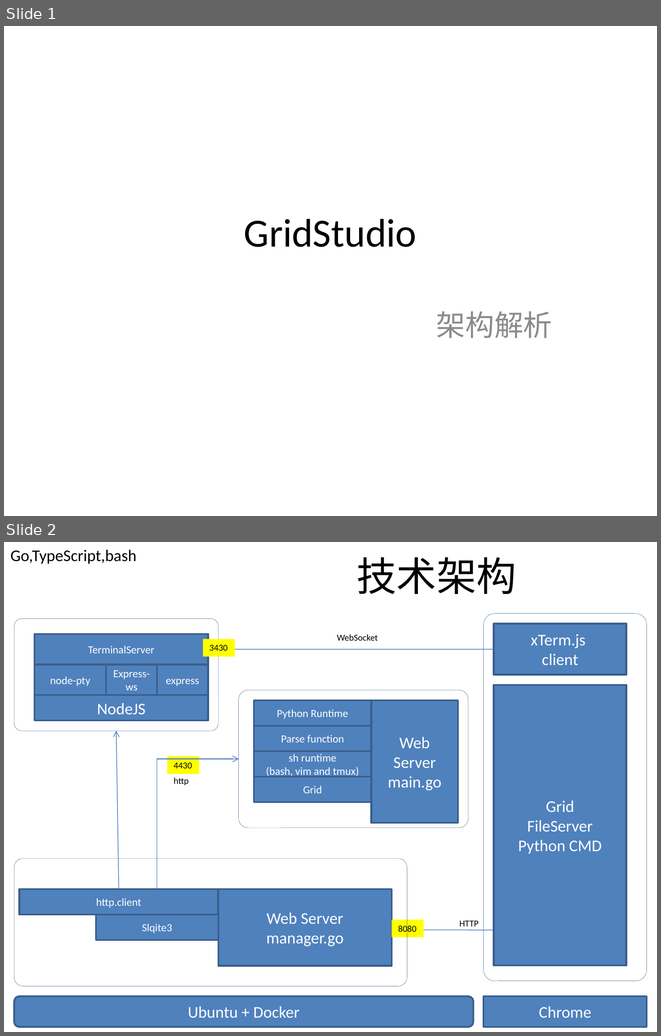
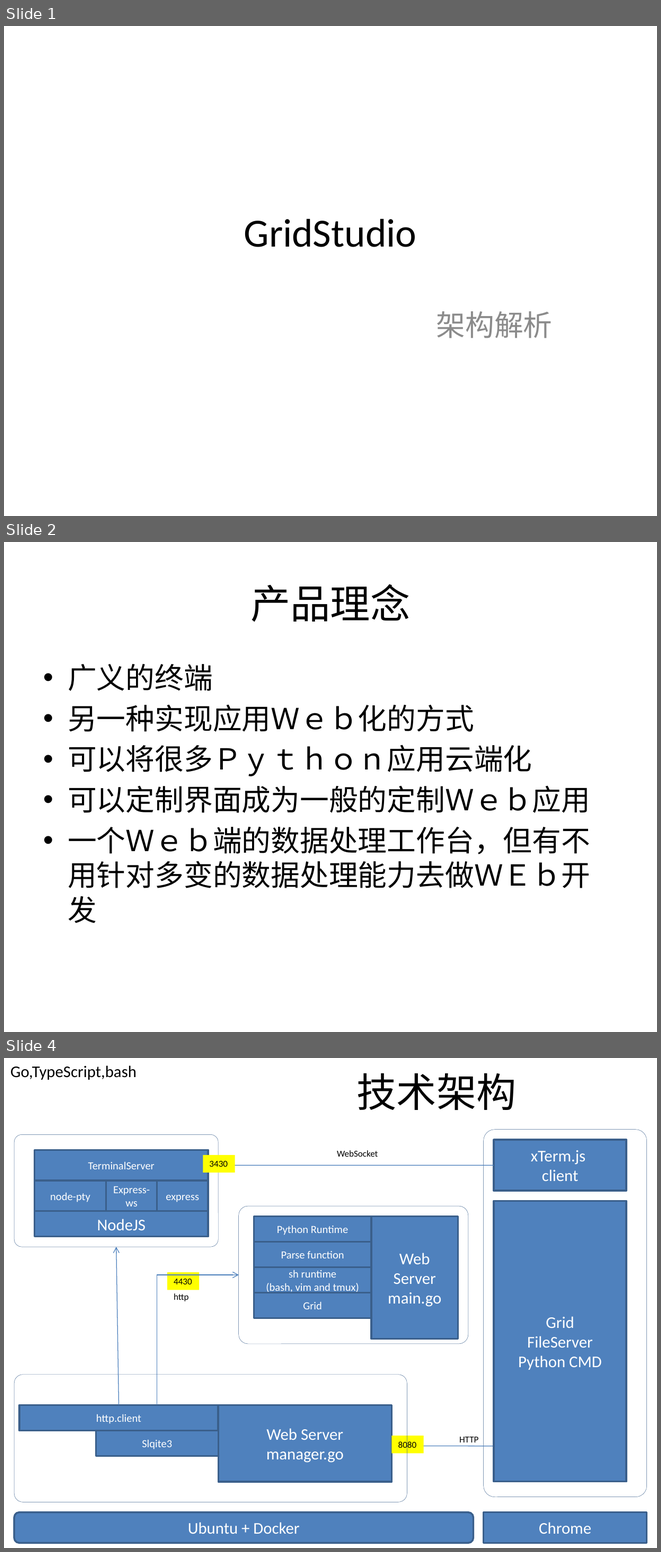
Before and after one commit to huhongjun/gridstudio, a slide deck: docu/GridStudio-Architecture.pptx. Shown one above the other, each under a label of ours: slides 1 and 2 before the commit, slides 1, 2 and 4 after it; the slides between them are not shown. The pictures are 661x1036 and 661x1552 pixels, drawn with LibreOffice and Linux fonts; fonts in the diff are those of the drawing. Boxes give left, top, right and bottom in pixels: in the first picture for what was removed or moved away, otherwise in the second. Text is boxed around its words. In the diff, an @@ line names an element or a change of style, - is before the commit and + after.

```diff
--- a/docu/GridStudio-Architecture.pptx
+++ b/docu/GridStudio-Architecture.pptx
@@ slide 2 added at [4,542,657,1032], background #FFFFFF @@
@@ title added at [250,584,410,622], 44 pt, text #000000 @@
+产品理念
@@ text added at [68,664,590,888], 32 pt, text #000000 @@
+• 广义的终端
+• 另一种实现应用Ｗｅｂ化的方式
+• 可以将很多Ｐｙｔｈｏｎ应用云端化
+• 可以定制界面成为一般的定制Ｗｅｂ应用
+• 一个Ｗｅｂ端的数据处理工作台，但有不用针对多变的数据处理能力去做ＷＥｂ开发
@@ what was slide 2 is now slide 4 @@
```
Also in this commit, not shown: 3 slides changed, 2 other slides added, 13 other files.
